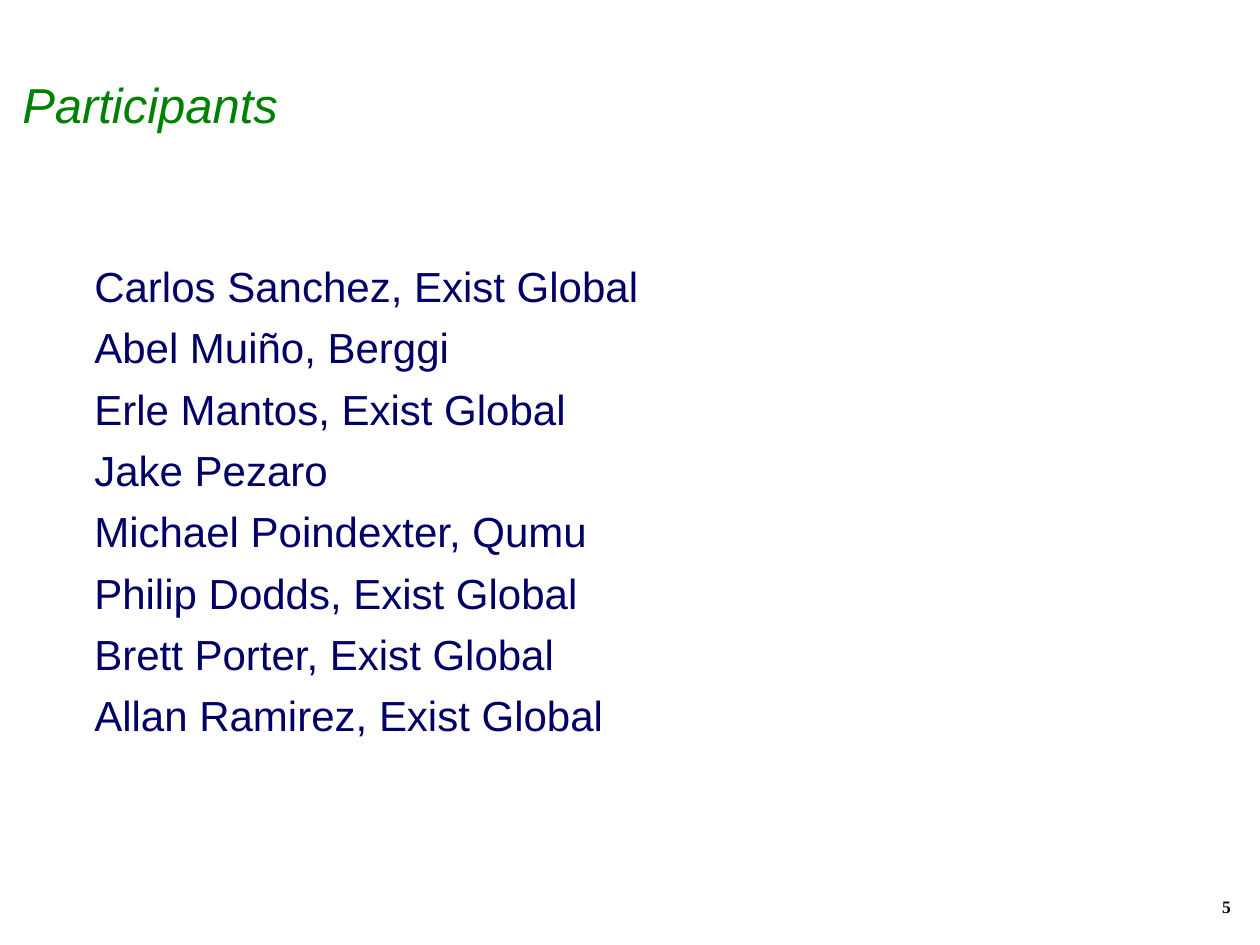
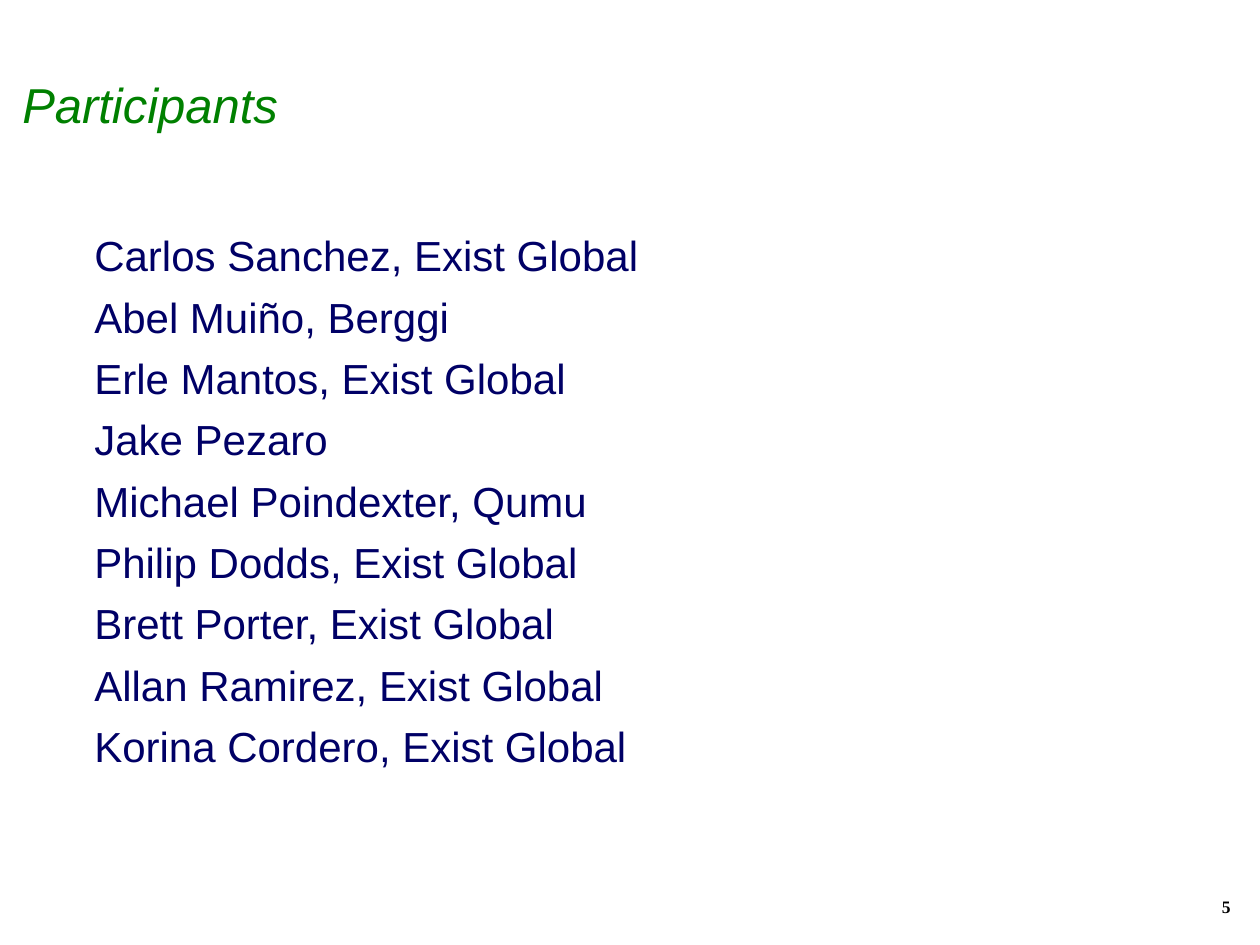
Before and after one commit to isabella232/q4e, a slide deck: slide 5 of docs/EclipseIAMCreationReview.ppt. Drawn at 1260x945 pixels with LibreOffice and Linux fonts; fonts in the diff are those of the drawing; background and template pictures are left out. Boxes give left, top, right and bottom in pixels: in the first picture for what was removed or moved away, otherwise in the second. Text is boxed around its words. In the diff, an @@ line names an element or a change of style, - is before the commit and + after.

Commit message:
Add Korina, fix Brett position

```diff
--- a/docs/EclipseIAMCreationReview.ppt
+++ b/docs/EclipseIAMCreationReview.ppt
@@ text at (x1=94, y1=731, x2=626, y2=768): paragraph added @@
+Korina Cordero, Exist Global
```
Also in this commit, not shown: 5 other slides changed.
